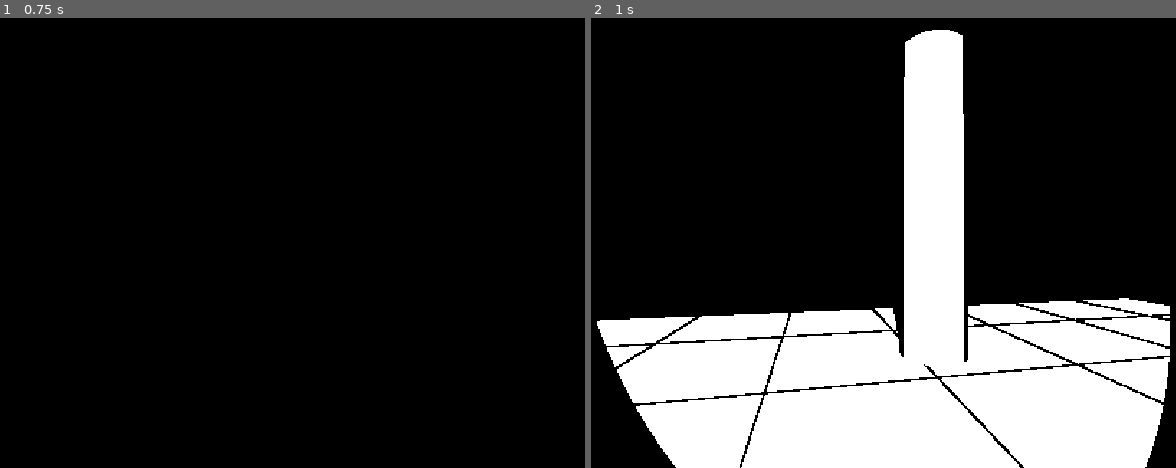
Above: before the commit, frames 1-2 (left to right).
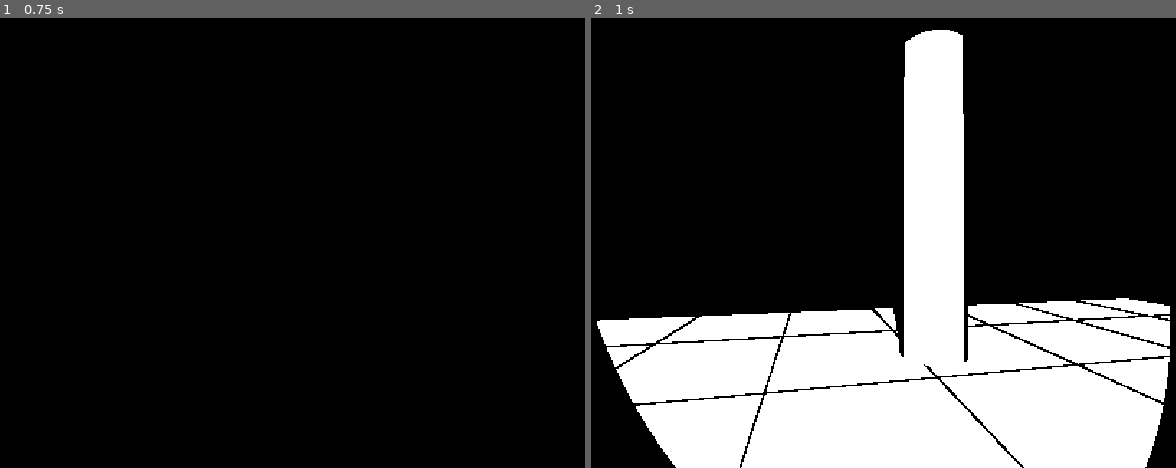
Above: after the commit, the same moments.

Repository: gpwid/gamejam-dinamik21-sparklestudios
Game: Godot game, scene res://scenes/level/test_world.tscn
Same seed, same stepped clock (60 frames per second), same inputs: the game is played once before the commit and once after it.
Inputs (mouse positions are in pixels of both pictures, inside the frame that each line leads up to):
- Up to frame 1 (0.75 s): tap Enter at 0.5 s; move the mouse to (321, 243) at 0.52 s; hold W (move_forward) from 0.53 s (still down); hold Shift (sprint) from 0.53 s (still down)
- Up to frame 2 (1 s): keep holding W (move_forward); keep holding Shift (sprint); click (912, 243) at 0.8 s

Frame 1 is identical in both runs. In frame 2, 0.1% of the frame differs, in the area x 4-99%, y 62-100%.

Commit message:
added tap mechanic

Diff:
--- a/assets/material/noirtoon_shader.tres
+++ b/assets/material/noirtoon_shader.tres
@@ -1,4 +1,10 @@
-[gd_resource type="StandardMaterial3D" format=3 uid="uid://bemel6bqisshu"]
+[gd_resource type="ShaderMaterial" format=3 uid="uid://bemel6bqisshu"]
+
+[ext_resource type="Shader" uid="uid://d0hcep24byfct" path="res://assets/material/shader.gdshader" id="1_mdjsa"]
 
 [resource]
-diffuse_mode = 3
+render_priority = 0
+shader = ExtResource("1_mdjsa")
+shader_parameter/outline_thickness = 0.45
+shader_parameter/use_floor_grid = true
+shader_parameter/grid_size = 2.0
--- a/assets/material/shader.gdshader
+++ b/assets/material/shader.gdshader
@@ -1,12 +1,18 @@
 shader_type spatial;
 render_mode ambient_light_disabled, specular_disabled;
 
-// Tekstur garis hitam-putih dari Blender (Opsional: kalau kosong, otomatis putih polos)
+global uniform vec3 tap_origin;
+global uniform float tap_radius;
+
 uniform sampler2D ink_texture : source_color, hint_default_white, filter_nearest;
+uniform float outline_thickness : hint_range(0.0, 1.0) = 0.42;
+uniform bool use_floor_grid = true;
+uniform float grid_size = 1.5;
 
-uniform float outline_thickness : hint_range(0.0, 1.0) = 0.45;
-uniform bool use_floor_grid = true;
-uniform float grid_size = 2.0;
+// --- PENGATURAN BANYAK GELOMBANG (MULTI-RIPPLE) ---
+const float MAX_TAP_DISTANCE = 9.0;
+const float WAVE_SPREAD = 3.2;     // Lebar rombongan gelombang
+const float WAVE_FREQUENCY = 15.0; // Banyaknya cincin gelombang
 
 varying vec3 world_pos;
 varying vec3 world_normal;
@@ -16,38 +22,63 @@
 	world_normal = normalize((MODEL_MATRIX * vec4(NORMAL, 0.0)).xyz);
 }
 
+float get_comic_lines(vec3 normal, vec3 view) {
+	// Deteksi apakah ini lantai datar di bawah
+	float is_flat_floor = step(0.95, abs(world_normal.y)) * step(world_pos.y, 0.35);
+
+	// 1. Garis Siluet Pinggiran (Membuat Tabung, Donat, dan Objek punya outline hitam bersih)
+	float rim_edge = (1.0 - max(dot(normal, view), 0.0)) * (1.0 - is_flat_floor);
+	float rim_outline = step(1.0 - outline_thickness, rim_edge);
+
+	// 2. Garis Siku Tajam (Hanya muncul di sudut patahan objek)
+	vec3 normal_jump = fwidth(normal);
+	float hard_corner = step(0.12, length(normal_jump));
+
+	// 3. Garis Ubin Khusus Lantai
+	float floor_line = 0.0;
+	if (use_floor_grid && is_flat_floor > 0.5) {
+		vec2 grid = abs(fract(world_pos.xz / grid_size - 0.5) - 0.5) / fwidth(world_pos.xz / grid_size);
+		float line = min(grid.x, grid.y);
+		floor_line = 1.0 - min(line, 1.0);
+	}
+
+	return max(max(rim_outline, hard_corner), step(0.4, floor_line));
+}
+
 void fragment() {
-	// Membaca gambar hitam-putih dari Blender (jika ada)
 	vec4 tex = texture(ink_texture, UV);
-	// Memastikan warnanya tegas 1-Bit (Hitam atau Putih saja, tanpa blur!)
 	ALBEDO = vec3(step(0.5, (tex.r + tex.g + tex.b) / 3.0));
+
+	// --- EFEK BANYAK GELOMBANG BERUNTUN (MULTI-RIPPLE) ---
+	EMISSION = vec3(0.0);
+	if (tap_radius > 0.01 && tap_radius < MAX_TAP_DISTANCE) {
+		float dist = distance(world_pos, tap_origin);
+		float dist_behind_front = tap_radius - dist;
+
+		if (dist_behind_front >= 0.0 && dist_behind_front <= WAVE_SPREAD) {
+			// Menghasilkan banyak cincin gelombang putih yang bersih
+			float multi_rings = step(0.5, sin(dist_behind_front * WAVE_FREQUENCY));
+			float trail_fade = 1.0 - (dist_behind_front / WAVE_SPREAD);
+			float distance_fade = 1.0 - smoothstep(MAX_TAP_DISTANCE * 0.65, MAX_TAP_DISTANCE, tap_radius);
+
+			EMISSION = vec3(multi_rings * trail_fade * distance_fade);
+		}
+	}
 }
 
 void light() {
 	float NdotL = max(dot(NORMAL, LIGHT), 0.0);
 	float in_light = step(0.05, ATTENUATION) * step(0.01, NdotL);
 
+	// Di luar senter = 100% Hitam
 	if (in_light < 0.5) {
 		DIFFUSE_LIGHT += vec3(0.0);
 	} else {
-		float rim_edge = 1.0 - max(dot(NORMAL, VIEW), 0.0);
-		vec3 normal_jump = fwidth(NORMAL);
-		float hard_corner = step(0.15, length(normal_jump));
+		// Di dalam senter = 100% Putih bersih dengan Garis Tepi/Ubin Hitam!
+		float comic_edge = get_comic_lines(NORMAL, VIEW);
+		float final_ink = ALBEDO.r;
 
-		float is_floor_or_ceiling = step(0.8, abs(world_normal.y));
-		float rim_outline = step(1.0 - outline_thickness, rim_edge) * (1.0 - is_floor_or_ceiling);
-		float is_outline = max(rim_outline, hard_corner);
-
-		float floor_line = 0.0;
-		if (use_floor_grid && is_floor_or_ceiling > 0.5) {
-			vec2 grid = abs(fract(world_pos.xz / grid_size - 0.5) - 0.5) / fwidth(world_pos.xz / grid_size);
-			float line = min(grid.x, grid.y);
-			floor_line = 1.0 - min(line, 1.0);
-		}
-
-		// Menggabungkan warna putih permukaan dengan garis tekstur dari Blender (ALBEDO)
-		float final_ink = ALBEDO.r;
-		if (is_outline > 0.5 || floor_line > 0.35) {
+		if (comic_edge > 0.5) {
 			final_ink = 0.0;
 		}
 
--- a/project.godot
+++ b/project.godot
@@ -26,7 +26,7 @@
 
 [editor_plugins]
 
-enabled=PackedStringArray("res://addons/godot_ai/plugin.cfg")
+enabled=PackedStringArray()
 
 [input]
 
@@ -82,3 +82,14 @@
 rendering_device/driver.windows="d3d12"
 renderer/rendering_method="gl_compatibility"
 renderer/rendering_method.mobile="gl_compatibility"
+
+[shader_globals]
+
+tap_origin={
+"type": "vec3",
+"value": Vector3(0, 0, 0)
+}
+tap_radius={
+"type": "float",
+"value": 0.0
+}
--- a/scenes/level/test_world.tscn
+++ b/scenes/level/test_world.tscn
@@ -17,17 +17,24 @@
 
 [sub_resource type="CylinderMesh" id="CylinderMesh_6nl1r"]
 
-[sub_resource type="ShaderMaterial" id="ShaderMaterial_au0yo"]
+[sub_resource type="TorusMesh" id="TorusMesh_ol4vb"]
+
+[sub_resource type="ShaderMaterial" id="ShaderMaterial_3k8jb"]
 render_priority = 0
 shader = ExtResource("1_au0yo")
 shader_parameter/outline_thickness = 0.45
 shader_parameter/use_floor_grid = true
 shader_parameter/grid_size = 2.0
 
-[sub_resource type="TorusMesh" id="TorusMesh_ol4vb"]
-
 [sub_resource type="BoxMesh" id="BoxMesh_pkxlf"]
 size = Vector3(1, 3.3452148, 1.9870605)
+
+[sub_resource type="ShaderMaterial" id="ShaderMaterial_6oue3"]
+render_priority = 0
+shader = ExtResource("1_au0yo")
+shader_parameter/outline_thickness = 0.45
+shader_parameter/use_floor_grid = true
+shader_parameter/grid_size = 2.0
 
 [sub_resource type="BoxMesh" id="BoxMesh_au0yo"]
 size = Vector3(1, 1.2561035, 0.9803467)
@@ -48,24 +55,24 @@
 [node name="CSGMesh3D" type="CSGMesh3D" parent="." unique_id=1048378567]
 transform = Transform3D(1, 0, 0, 0, 2.2825296, 0, 0, 0, 1, 2.281, 2, -6.783394)
 mesh = SubResource("CylinderMesh_6nl1r")
-material = SubResource("ShaderMaterial_au0yo")
+material = ExtResource("3_q1j05")
 
 [node name="MeshInstance3D" type="MeshInstance3D" parent="." unique_id=1533907514]
 transform = Transform3D(0.6733008, 0.7393687, 0, -0.7393687, 0.6733008, 0, 0, 0, 1, -3.0277483, 2.459508, 0)
 mesh = SubResource("TorusMesh_ol4vb")
-surface_material_override/0 = ExtResource("3_q1j05")
+surface_material_override/0 = SubResource("ShaderMaterial_3k8jb")
 
 [node name="MeshInstance3D2" type="MeshInstance3D" parent="." unique_id=1574611218]
 transform = Transform3D(1, 0, 0, 0, 1, 0, 0, 0, 1, -3.0638356, 1.1726074, 2.2403736)
 mesh = SubResource("BoxMesh_pkxlf")
-surface_material_override/0 = ExtResource("3_q1j05")
+surface_material_override/0 = SubResource("ShaderMaterial_6oue3")
 
 [node name="MeshInstance3D3" type="MeshInstance3D" parent="." unique_id=1581642033]
 transform = Transform3D(0.55679446, 0.8306503, 0, -0.8306503, 0.55679446, 0, 0, 0, 1, -3.0638356, 2.9209726, 2.2403736)
 mesh = SubResource("BoxMesh_pkxlf")
-surface_material_override/0 = ExtResource("3_q1j05")
+surface_material_override/0 = SubResource("ShaderMaterial_6oue3")
 
 [node name="MeshInstance3D4" type="MeshInstance3D" parent="." unique_id=1608972418]
 transform = Transform3D(1, 0, 0, 0, 1, 0, 0, 0, 1, 2.679356, 0.12805176, 2.7437305)
 mesh = SubResource("BoxMesh_au0yo")
-surface_material_override/0 = ExtResource("3_q1j05")
+surface_material_override/0 = SubResource("ShaderMaterial_6oue3")
--- a/scripts/characters/player.gd
+++ b/scripts/characters/player.gd
@@ -1,51 +1,72 @@
 extends CharacterBody3D
 
+# --- PENGATURAN GERAK ---
 const WALK_SPEED = 3.0
 const SPRINT_SPEED = 6.0
 const MOUSE_SENSITIVITY = 0.003
 
-# Mengambil referensi Kepala dan Senter
+# --- PENGATURAN SENTER OVERHEAT ---
+const MAX_HEAT = 100.0
+const HEAT_RATE = 15.0
+const COOL_RATE = 20.0
+const WARNING_HEAT = 70.0
+const OVERHEAT_COOLDOWN = 4.0
+
+# --- PENGATURAN GELOMBANG WALL-TAP ---
+const TAP_REACH_DISTANCE = 3.0   # Jarak jangkauan tangan meraba dinding (meter)
+const TAP_WAVE_SPEED = 2.2      # Kecepatan rambat gelombang (meter per detik)
+const TAP_MAX_RADIUS = 8.0      # Batas maksimal gelombang merambat (sesuai GDD)
+
 @onready var head: Node3D = $Head
+@onready var camera: Camera3D = $Head/Camera3D
 @onready var flashlight: SpotLight3D = $Head/Camera3D/Flashlight
 
-# Status pemain untuk dibaca oleh monster
 var is_sprinting: bool = false
 var is_flashlight_on: bool = false
+var is_overheated: bool = false
+var current_heat: float = 0.0
+var overheat_timer: float = 0.0
+
+# Variabel Gelombang Tap
+var current_tap_radius: float = 0.0
+var is_wave_active: bool = false
+
+signal flashlight_exploded(player_position: Vector3)
 
 func _ready() -> void:
 	Input.set_mouse_mode(Input.MOUSE_MODE_CAPTURED)
-	# Mulai game dalam kondisi gelap
 	flashlight.visible = false
+	# Pastikan gelombang mati saat mulai
+	RenderingServer.global_shader_parameter_set("tap_radius", 0.0)
 
 func _unhandled_input(event: InputEvent) -> void:
-	# Menggerakkan kepala/kamera dengan mouse
 	if event is InputEventMouseMotion and Input.get_mouse_mode() == Input.MOUSE_MODE_CAPTURED:
 		rotate_y(-event.relative.x * MOUSE_SENSITIVITY)
 		head.rotate_x(-event.relative.y * MOUSE_SENSITIVITY)
-		# Batasi agar leher tidak patah (maksimal nunduk/mendongak 80 derajat)
 		head.rotation.x = clamp(head.rotation.x, deg_to_rad(-80), deg_to_rad(80))
 
-	# Tombol ESC untuk memunculkan kursor mouse kembali saat ngetes
 	if event.is_action_pressed("ui_cancel"):
 		Input.set_mouse_mode(Input.MOUSE_MODE_VISIBLE)
 
 	# Nyalakan / Matikan Senter
-	if event.is_action_pressed("toggle_flashlight"):
+	if event.is_action_pressed("toggle_flashlight") and not is_overheated:
 		is_flashlight_on = !is_flashlight_on
 		flashlight.visible = is_flashlight_on
+		flashlight.light_energy = 1.0
+
+	# Fitur Wall-Tap / Floor-Tap (Bisa dipakai saat gelap & gelombang sebelumnya sudah selesai)
+	if event.is_action_pressed("wall_tap") and not is_flashlight_on and not is_wave_active:
+		trigger_surface_tap()
 
 func _physics_process(delta: float) -> void:
-	# Gravitasi agar pemain menapak lantai
 	if not is_on_floor():
 		velocity += get_gravity() * delta
 
-	# Cek apakah pemain menahan tombol Sprint (Shift)
-	is_sprinting = Input.is_action_pressed("sprint")
-	var current_speed = SPRINT_SPEED if is_sprinting else WALK_SPEED
-
-	# Membaca tombol WASD sesuai Input Map yang kamu buat
 	var input_dir := Input.get_vector("move_left", "move_right", "move_forward", "move_backward")
 	var direction := (transform.basis * Vector3(input_dir.x, 0, input_dir.y)).normalized()
+
+	is_sprinting = Input.is_action_pressed("sprint") and direction.length() > 0.1
+	var current_speed = SPRINT_SPEED if is_sprinting else WALK_SPEED
 
 	if direction:
 		velocity.x = direction.x * current_speed
@@ -55,3 +76,72 @@
 		velocity.z = move_toward(velocity.z, 0, current_speed)
 
 	move_and_slide()
+	handle_flashlight_heat(delta)
+	handle_tap_wave(delta)
+
+# Fungsi untuk menggerakkan cincin gelombang ke mesh-mesh sekitar
+func handle_tap_wave(delta: float) -> void:
+	if is_wave_active:
+		current_tap_radius += TAP_WAVE_SPEED * delta
+		RenderingServer.global_shader_parameter_set("tap_radius", current_tap_radius)
+
+		if current_tap_radius >= TAP_MAX_RADIUS:
+			is_wave_active = false
+			current_tap_radius = 0.0
+			RenderingServer.global_shader_parameter_set("tap_radius", 0.0)
+
+# Fungsi mencari dinding/lantai terdekat untuk titik awal gelombang!
+func trigger_surface_tap() -> void:
+	var space_state = get_world_3d().direct_space_state
+	var origin = camera.global_position
+
+	# Daftar arah cek: 1. Arah pandangan mata, 2. Kanan, 3. Kiri, 4. Bawah (Lantai)
+	var check_directions = [
+		-camera.global_transform.basis.z * TAP_REACH_DISTANCE, # Depan
+		camera.global_transform.basis.x * TAP_REACH_DISTANCE,  # Kanan
+		-camera.global_transform.basis.x * TAP_REACH_DISTANCE, # Kiri
+		Vector3(0, -2.5, 0)                                    # Lantai di bawah kaki
+	]
+
+	var closest_hit_pos: Vector3 = global_position - Vector3(0, 0.9, 0) # Default: titik kaki di lantai
+	var min_dist: float = 999.0
+
+	for dir in check_directions:
+		var query = PhysicsRayQueryParameters3D.create(origin, origin + dir)
+		query.exclude = [self.get_rid()] # Jangan mengetuk tubuh sendiri
+		var result = space_state.intersect_ray(query)
+		if result:
+			var dist = origin.distance_to(result.position)
+			if dist < min_dist:
+				min_dist = dist
+				closest_hit_pos = result.position
+
+	# Mulai pancarkan gelombang dari titik dinding/lantai terdekat tersebut!
+	RenderingServer.global_shader_parameter_set("tap_origin", closest_hit_pos)
+	current_tap_radius = 0.05
+	is_wave_active = true
+	print("Tap! Gelombang merambat dari: ", closest_hit_pos)
+
+func handle_flashlight_heat(delta: float) -> void:
+	if is_overheated:
+		overheat_timer -= delta
+		if overheat_timer <= 0.0:
+			is_overheated = false
+			current_heat = 0.0
+		return
+
+	if is_flashlight_on:
+		current_heat += HEAT_RATE * delta
+		if current_heat >= WARNING_HEAT:
+			flashlight.light_energy = randf_range(0.1, 1.2)
+		else:
+			flashlight.light_energy = 1.0
+
+		if current_heat >= MAX_HEAT:
+			is_overheated = true
+			is_flashlight_on = false
+			flashlight.visible = false
+			overheat_timer = OVERHEAT_COOLDOWN
+			emit_signal("flashlight_exploded", global_position)
+	else:
+		current_heat = move_toward(current_heat, 0.0, COOL_RATE * delta)
